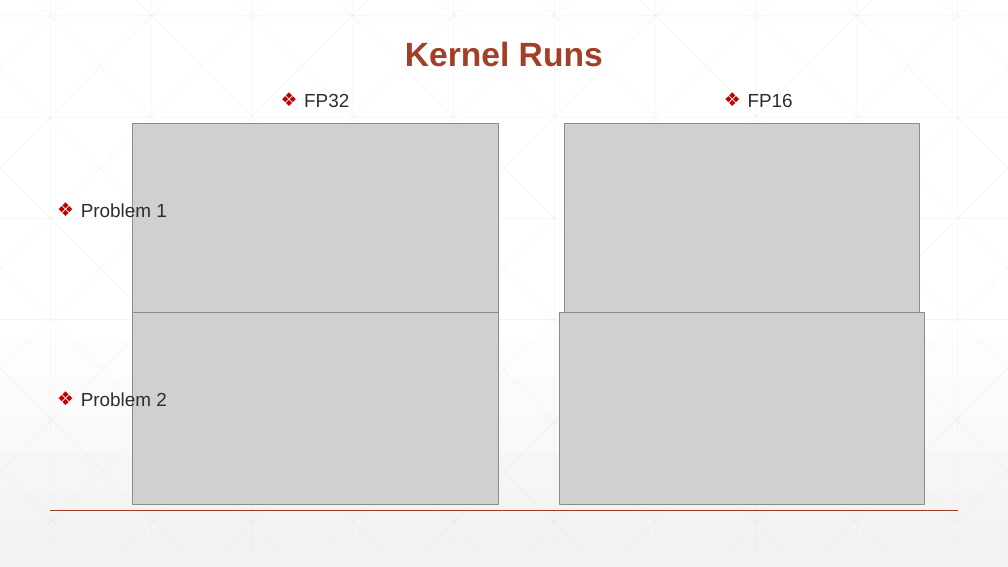
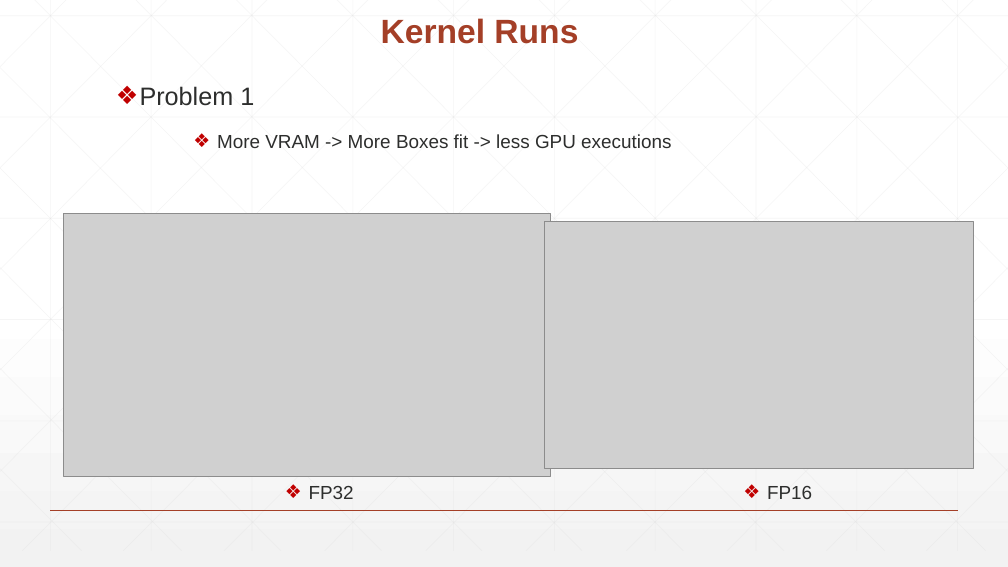
Before and after one commit to knasiotis/postgraduate_thesis, a slide deck: slide 45 of thesis/presentation.pptx (slide 48 before the commit). Drawn at 1008x567 pixels with LibreOffice and Linux fonts; fonts in the diff are those of the drawing; grey boxes stand for pictures. Boxes give left, top, right and bottom in pixels: in the first picture for what was removed or moved away, otherwise in the second. Text is boxed around its words. In the diff, an @@ line names an element or a change of style, - is before the commit and + after.

```diff
--- a/thesis/presentation.pptx
+++ b/thesis/presentation.pptx
@@ title "Kernel Runs": place and size @@
-title "Kernel Runs" at (405,41,603,67)
+title "Kernel Runs" at (381,18,578,44)
@@ text "Problem 1": place and size @@
-text "Problem 1" at (81,202,167,221)
+text "Problem 1" at (140,86,254,106)
@@ text "Problem 1" at (140,86,254,106): size 18 to 24 pt @@
@@ text added at (217,134,671,148), 18 pt, text #2D2E2D @@
+❖ More VRAM -> More Boxes fit -> less GPU executions
@@ picture: place and size @@
-picture at (133,123,499,321)
+picture at (64,214,551,477)
@@ picture: place and size @@
-picture at (565,123,920,328)
+picture at (544,222,973,469)
@@ picture removed at (133,312,499,504) @@
@@ picture removed at (560,312,926,504) @@
@@ text removed at (81,391,167,410) @@
-❖ Problem 2
@@ text "FP32": place and size @@
-text "FP32" at (304,94,349,107)
+text "FP32" at (309,486,354,499)
@@ text "FP16": place and size @@
-text "FP16" at (748,94,793,107)
+text "FP16" at (767,486,812,499)
```
Also in this commit, not shown: 27 other slides changed, 17 slides added, 11 slides removed, 1 other file.
